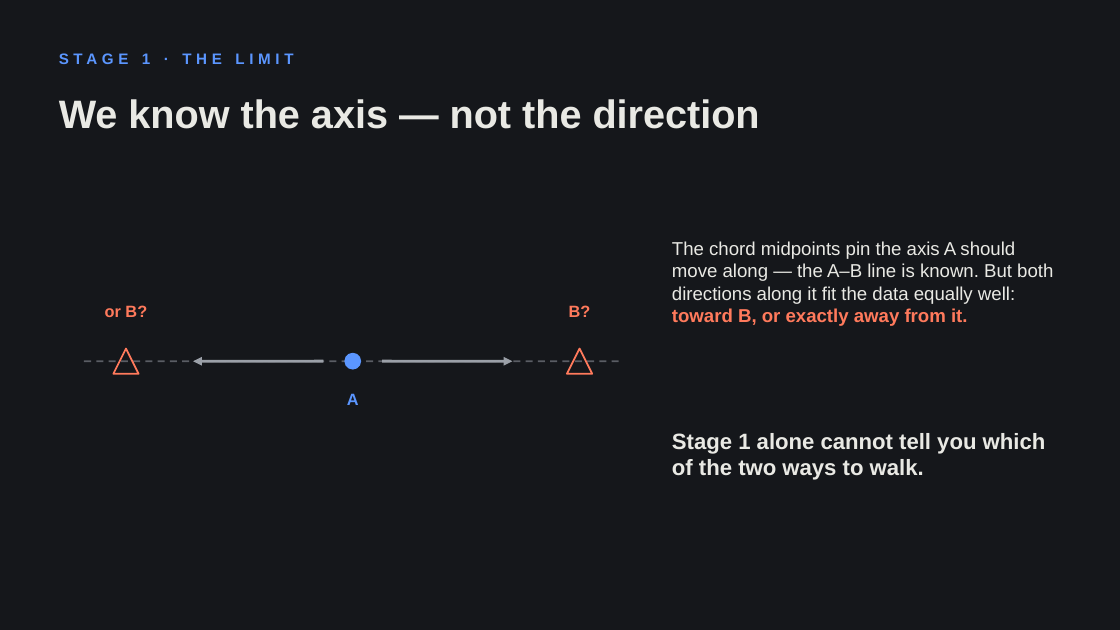
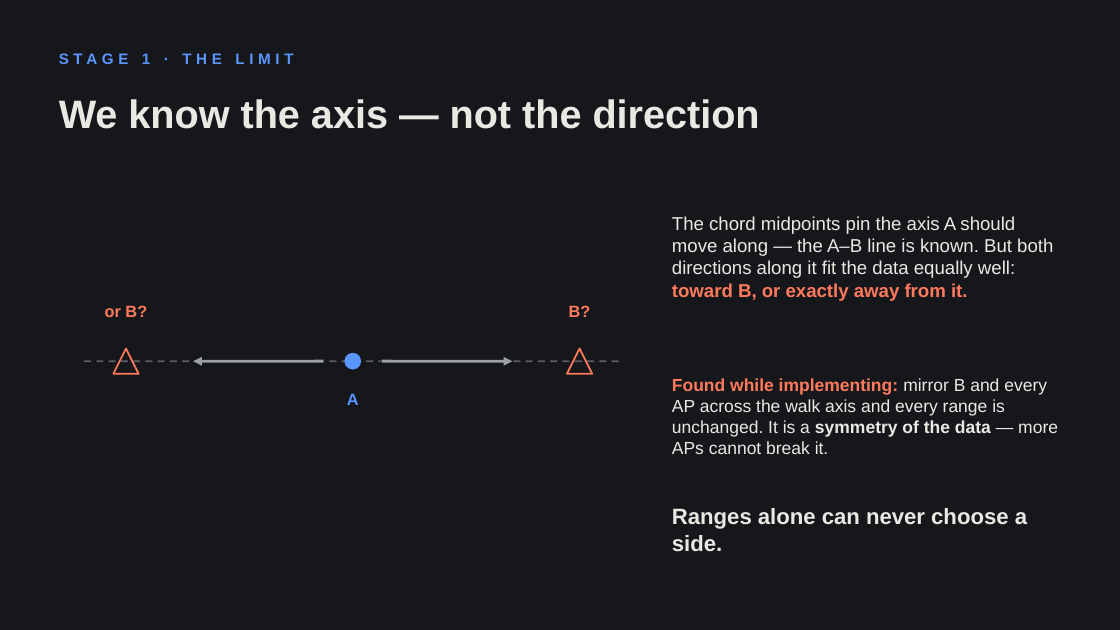
Before and after one commit to abigail-liang/hack-the-north-2026-badge, a slide deck: slide 10 of presentation/badge-finder-slides.pptx. Drawn at 1120x630 pixels with LibreOffice and Linux fonts; fonts in the diff are those of the drawing. Boxes give left, top, right and bottom in pixels: in the first picture for what was removed or moved away, otherwise in the second. Text is boxed around its words. In the diff, an @@ line names an element or a change of style, - is before the commit and + after.

```diff
--- a/presentation/badge-finder-slides.pptx
+++ b/presentation/badge-finder-slides.pptx
@@ text "The chord midpoints pin the ...": place and size @@
-text "The chord midpoints pin the ..." at <box>672,241,1053,326</box>
+text "The chord midpoints pin the ..." at <box>672,216,1053,301</box>
@@ text at <box>672,378,1058,454</box>: text changed; size 19 to 15 pt; bold off @@
-Stage 1 alone cannot tell you which of the two ways to walk.
+Found while implementing: mirror B and every AP across the walk axis and every range is unchanged. It is a symmetry of the data — more APs cannot break it.
@@ text added at <box>672,508,1027,552</box>, 19 pt, text #E9E9E4, bold @@
+Ranges alone can never choose a side.
```
Also in this commit, not shown: 5 other slides changed, 2 other files.
